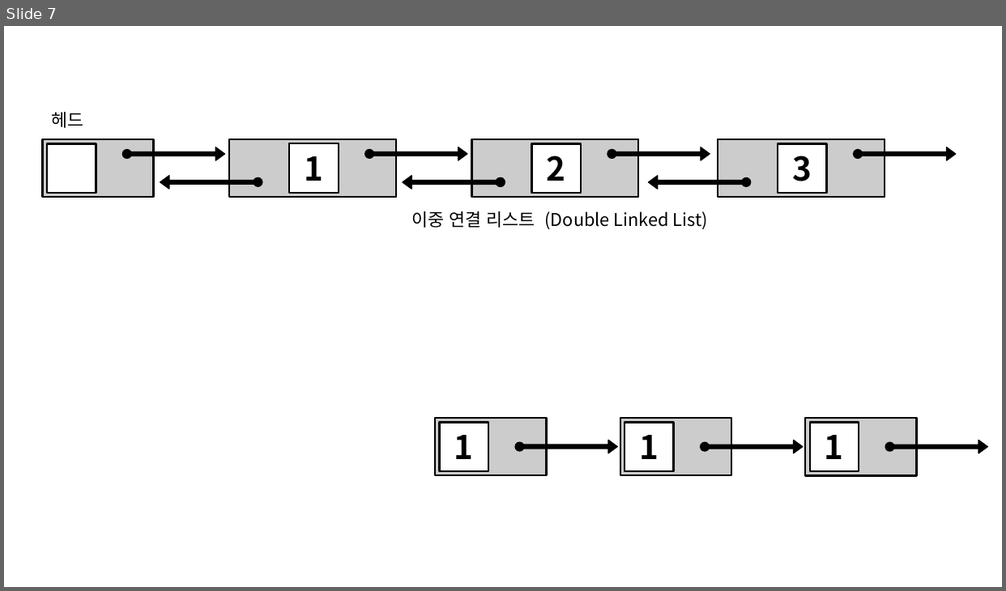
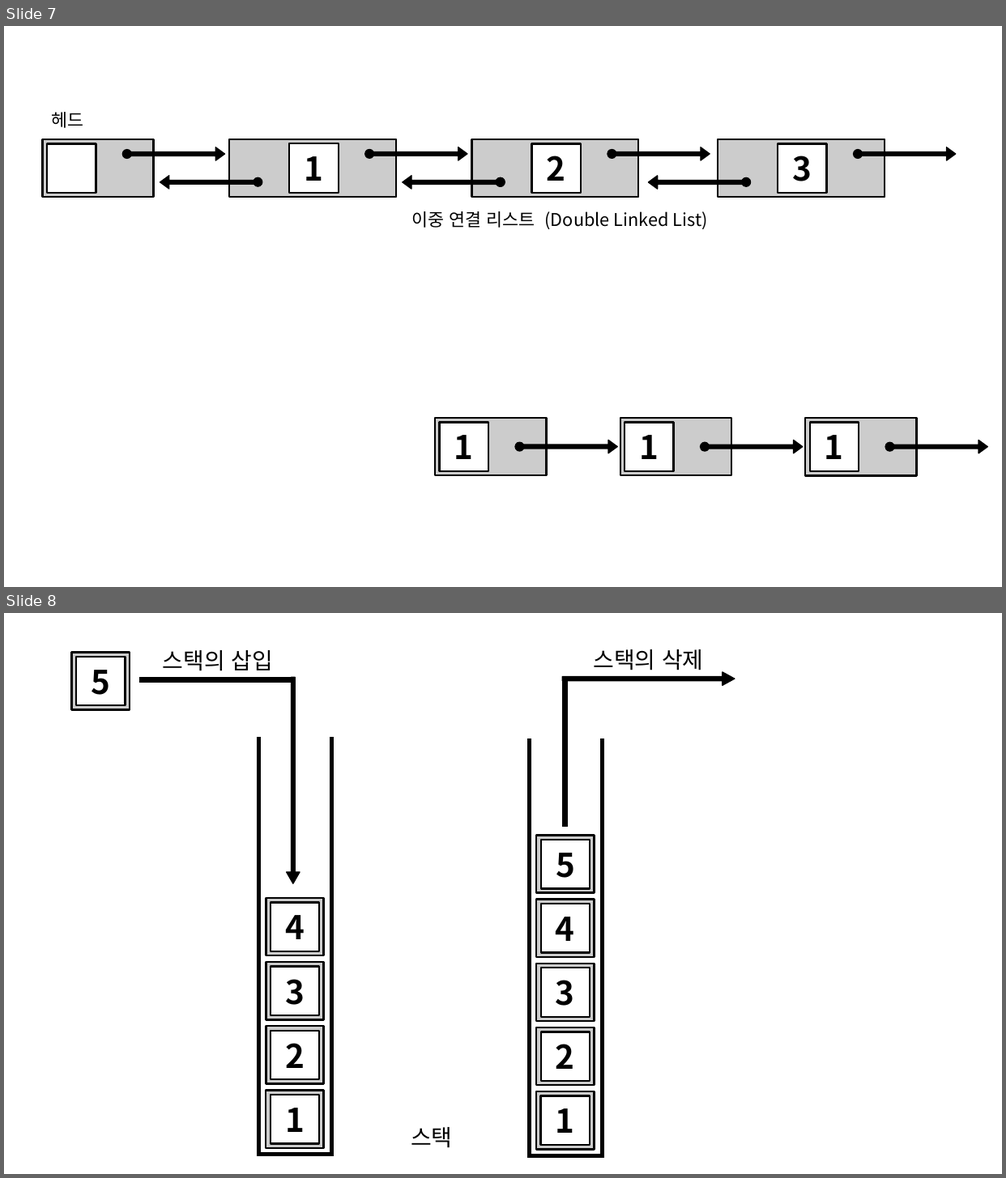
Before and after one commit to MOJAN3543/MOJAN3543.github.io, a slide deck: _posts/DataStructureInC/LinkedList/LinkedListPPT.odp. Shown one above the other, each under a label of ours: slide 7 before the commit, slides 7 and 8 after it. The pictures are 1006x591 and 1006x1178 pixels, drawn with LibreOffice and Linux fonts; fonts in the diff are those of the drawing. Boxes give left, top, right and bottom in pixels: in the first picture for what was removed or moved away, otherwise in the second. Text is boxed around its words. In the diff, an @@ line names an element or a change of style, - is before the commit and + after.

```diff
--- a/_posts/DataStructureInC/LinkedList/LinkedListPPT.odp
+++ b/_posts/DataStructureInC/LinkedList/LinkedListPPT.odp
@@ slide 8 added at bbox=[4, 613, 1002, 1174], background #FFFFFF @@
@@ rectangle added at bbox=[72, 652, 130, 710], fill #CCCCCC, outline #000000 1.5 pt @@
@@ rectangle added at bbox=[76, 657, 126, 705], fill #FFFFFF, outline #000000 1.5 pt, 26 pt, text #000000, bold @@
+5
@@ text added at bbox=[163, 650, 273, 671], 18 pt, text #000000 @@
+스택의 삽입
@@ text added at bbox=[593, 649, 703, 671], 18 pt, text #000000 @@
+스택의 삭제
@@ rectangle added at bbox=[140, 677, 294, 683], fill #000000, outline #000000 0 pt @@
@@ right arrow added at bbox=[286, 678, 300, 884], fill #000000, outline #000000 0.79 pt @@
@@ rectangle added at bbox=[562, 678, 567, 827], fill #000000, outline #000000 0 pt @@
@@ right arrow added at bbox=[563, 672, 735, 685], fill #000000, outline #000000 0.79 pt @@
@@ table added at bbox=[259, 737, 333, 1155], 1 rows, 1 columns @@
+
@@ table added at bbox=[529, 739, 603, 1157], 1 rows, 1 columns @@
+
@@ rectangle added at bbox=[536, 836, 594, 894], fill #CCCCCC, outline #000000 1.5 pt @@
@@ rectangle added at bbox=[541, 841, 590, 889], fill #FFFFFF, outline #000000 1.5 pt, 26 pt, text #000000, bold @@
+5
@@ rectangle added at bbox=[266, 898, 324, 956], fill #CCCCCC, outline #000000 1.5 pt @@
@@ rectangle added at bbox=[270, 903, 319, 952], fill #FFFFFF, outline #000000 1.5 pt, 26 pt, text #000000, bold @@
+4
@@ rectangle added at bbox=[536, 899, 594, 957], fill #CCCCCC, outline #000000 1.5 pt @@
@@ rectangle added at bbox=[541, 904, 590, 952], fill #FFFFFF, outline #000000 1.5 pt, 26 pt, text #000000, bold @@
+4
@@ rectangle added at bbox=[266, 963, 324, 1020], fill #CCCCCC, outline #000000 1.5 pt @@
@@ rectangle added at bbox=[270, 967, 319, 1016], fill #FFFFFF, outline #000000 1.5 pt, 26 pt, text #000000, bold @@
+3
@@ rectangle added at bbox=[536, 964, 594, 1021], fill #CCCCCC, outline #000000 1.5 pt @@
@@ rectangle added at bbox=[541, 968, 590, 1017], fill #FFFFFF, outline #000000 1.5 pt, 26 pt, text #000000, bold @@
+3
@@ rectangle added at bbox=[266, 1027, 324, 1084], fill #CCCCCC, outline #000000 1.5 pt @@
@@ rectangle added at bbox=[270, 1032, 319, 1080], fill #FFFFFF, outline #000000 1.5 pt, 26 pt, text #000000, bold @@
+2
@@ rectangle added at bbox=[536, 1028, 594, 1086], fill #CCCCCC, outline #000000 1.5 pt @@
@@ rectangle added at bbox=[541, 1033, 590, 1081], fill #FFFFFF, outline #000000 1.5 pt, 26 pt, text #000000, bold @@
+2
@@ rectangle added at bbox=[266, 1091, 324, 1149], fill #CCCCCC, outline #000000 1.5 pt @@
@@ rectangle added at bbox=[270, 1095, 319, 1144], fill #FFFFFF, outline #000000 1.5 pt, 26 pt, text #000000, bold @@
+1
@@ rectangle added at bbox=[536, 1092, 594, 1150], fill #CCCCCC, outline #000000 1.5 pt @@
@@ rectangle added at bbox=[541, 1097, 590, 1145], fill #FFFFFF, outline #000000 1.5 pt, 26 pt, text #000000, bold @@
+1
@@ text added at bbox=[411, 1127, 452, 1148], 18 pt, text #000000 @@
+스택
```
